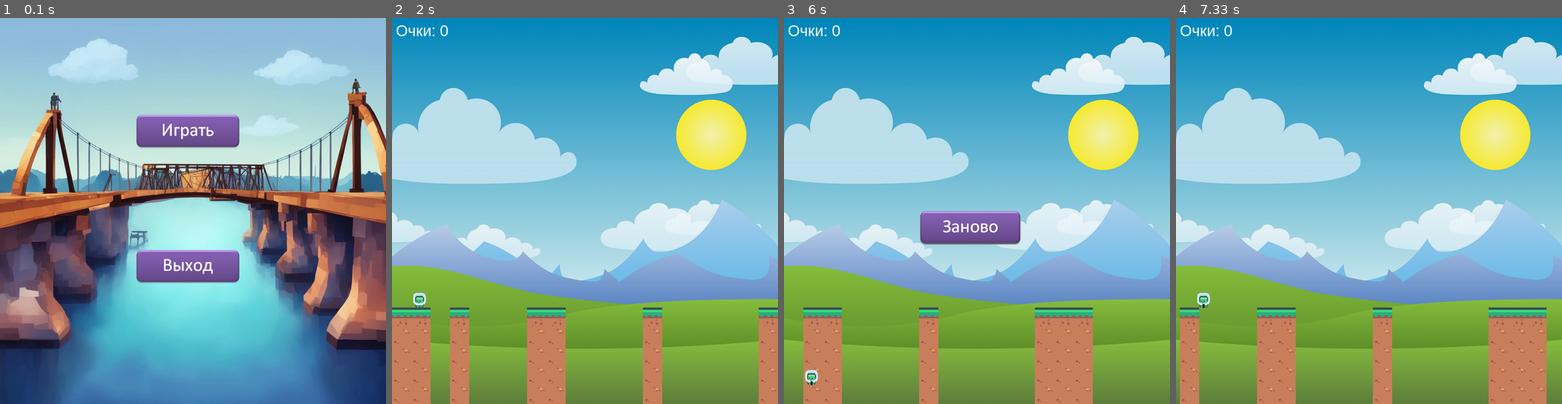
Above: before the commit, frames 1-4 (left to right).
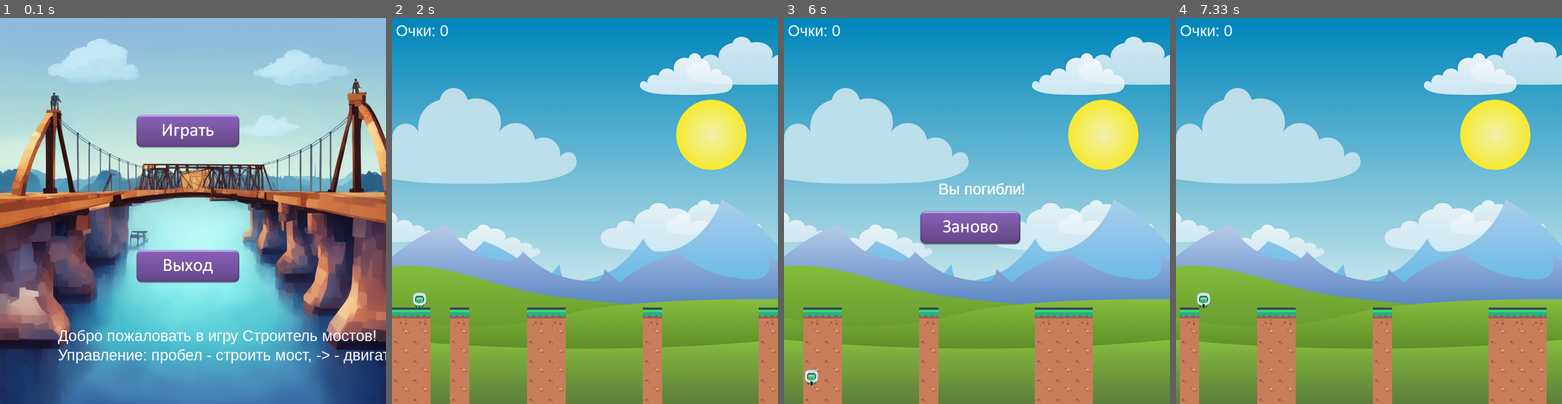
Above: after the commit, the same moments.

Repository: alexchugun/PyGameProject-Bridge
Game: pygame game, started from main.py
Two runs of this game, one before a commit and one after it. Both use one fixed random seed, a clock stepped at 60 frames per second and the inputs below.
Inputs (mouse positions are in pixels of both pictures, inside the frame that each line leads up to):
- Up to frame 1 (0.1 s): no input
- Up to frame 2 (2 s): tap Space at 0.33 s; click (581, 133) at 1.72 s
- Up to frame 3 (6 s): hold Right 2-2.47 s; move the mouse to (984, 79) at 2.03 s; hold Right 2.5-2.97 s; tap Space at 2.57, 2.87, 3.4, 3.7, 4.9, 5.2, 5.4, 5.7 s; click (969, 226) at 3.05 s; hold Right 3.33-3.97 s; move the mouse to (980, 253) at 3.37 s; click (969, 226) at 4.55 s; hold Right 4.83-5.3 s; move the mouse to (1077, 272) at 4.87 s; hold Right 5.33-5.97 s
- Up to frame 4 (7.33 s): click (1361, 226) at 6.55 s; hold Right 6.83-7.3 s; move the mouse to (1222, 126) at 6.87 s; tap Space at 6.9, 7.2 s

The runs differ from the first frame. In frame 1, 1.8% of the frame differs, in the area x 15-100%, y 80-90%; in frame 2, nothing differs; in frame 3, 0.3%; in frame 4, nothing differs.

Commit message:
Add sounds

Diff:
--- a/main.py
+++ b/main.py
@@ -1,6 +1,7 @@
 import pprint
 
 import pygame
+from pygame import mixer
 from settings import *
 from utils import *
 from player import Player
@@ -20,6 +21,7 @@
     screen.blit(t, (t_x, t_y))
 
 
+mixer.init()
 pygame.init()
 
 screen = pygame.display.set_mode((SCREEN_WIDTH, SCREEN_HEIGHT))
@@ -31,6 +33,16 @@
 start_btn_image = pygame.image.load('assets/images/play_btn.png')
 exit_btn_image = pygame.image.load('assets/images/exit_btn.png')
 restart_btn_image = pygame.image.load('assets/images/restart_btn.png')
+
+pygame.mixer.music.load('assets/audio/background.mp3')
+pygame.mixer.music.set_volume(0.15)
+pygame.mixer.music.play(-1, 0.0, 3000)
+bridge_build_sound = pygame.mixer.Sound('assets/audio/bridge_build.mp3')
+bridge_build_sound.set_volume(0.5)
+bridge_falling_sound = pygame.mixer.Sound('assets/audio/bridge_falling.mp3')
+bridge_falling_sound.set_volume(1)
+game_over_sound = pygame.mixer.Sound('assets/audio/game_over.mp3')
+game_over_sound.set_volume(1)
 
 is_running = True
 is_drawing_bridge = False
@@ -62,6 +74,9 @@
 while is_running:
     if not is_start_game:
         screen.blit(screen_saver_image, (0, 0))
+
+        draw_text('Добро пожаловать в игру Строитель мостов!', 150, 800)
+        draw_text('Управление: пробел - строить мост, -> - двигаться', 150, 850)
 
         if start_btn.draw(screen):
             is_start_game = True
@@ -133,6 +148,8 @@
                     player.is_moving = False
         else:
             screen_scroll = 0
+            draw_text('Вы погибли!', 400, 420)
+            # game_over_sound.play(1)
 
             if restart_btn.draw(screen):
                 restart_level()
@@ -147,6 +164,7 @@
                 is_drawing_bridge = True
                 is_falling_bridge = False
                 x, y = player.rect.x, player.rect.y
+                bridge_build_sound.play(30)
         if event.type == pygame.KEYUP:
             if event.key == pygame.K_SPACE:
                 is_drawing_bridge = False
@@ -154,6 +172,8 @@
                 h1 = h
                 h = 0
                 angle = 0
+                bridge_build_sound.stop()
+                bridge_falling_sound.play()
 
     pygame.display.update()
     clock.tick(FPS)
Not shown, added: assets/audio/background.mp3
Not shown, added: assets/audio/bridge_build.mp3
Not shown, added: assets/audio/bridge_falling.mp3
Not shown, added: assets/audio/game_over.mp3
